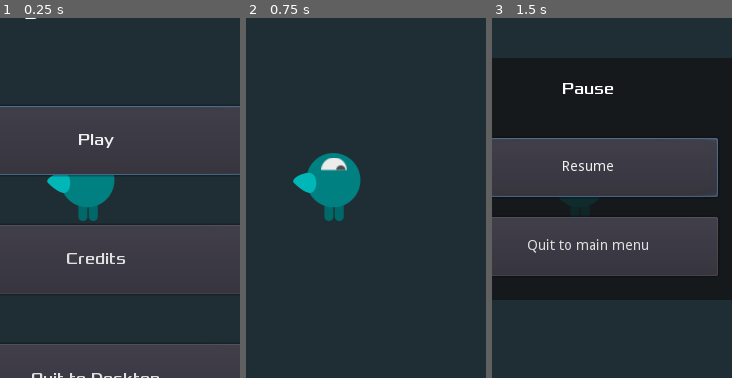
Above: before the commit, frames 1-3 (left to right).
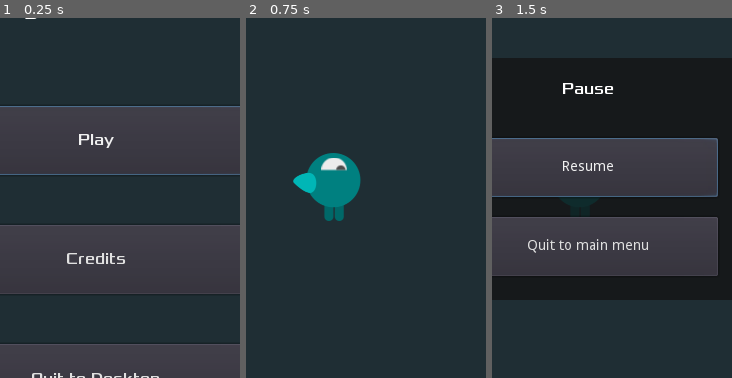
Above: after the commit, the same moments.

Repository: AlixBarreaux/dodge-the-beasties
Game: Godot game, scene res://scenes/Main.tscn
Two runs of this game, one before a commit and one after it. Both use one fixed random seed, a clock stepped at 60 frames per second and the inputs below.
Inputs (mouse positions are % of the whole screen's width and height, from its top left):
- Up to frame 1 (0.25 s): no input
- Up to frame 2 (0.75 s): click "Play" at 0.5 s
- Up to frame 3 (1.5 s): click (92, 5) at 1.25 s
The pictures show only the part of the screen within x 30-80%, y 28-78%; the shares and areas given below are measured in that part.

The runs differ from the first frame. In frame 1, 2.2% of the frame differs, in the area x 19-48%, y 43-57%; in frame 2, nothing differs; in frame 3, nothing differs.

Commit message:
Disable and hide player on _initialize() agaain

Diff:
--- a/scripts/player.gd
+++ b/scripts/player.gd
@@ -52,6 +52,7 @@
 
 
 func _physics_process(delta: float) -> void:
+	print("Player phy_process")
 	if not mouse_event_global_position == Vector2(0.0, 0.0):
 		direction = (mouse_event_global_position - global_position).normalized()
 
@@ -103,7 +104,9 @@
 
 func _initialize() -> void:
 	self.screen_size = get_viewport_rect().size
-#	self.hide()
+
+	self.disable()
+	self.hide()
 
 	animation_tree.active = true
 	eye_animation_tree.active = true
@@ -155,12 +158,14 @@
 
 
 func enable() -> void:
+	print("Player enable()")
 	collision_shape_2d.disabled = false
 	self.set_physics_process(true)
 	return
 
 
 func disable() -> void:
+	print("Player disable()")
 	collision_shape_2d.set_deferred("disabled", true)
 	self.set_physics_process(false)
 	return
